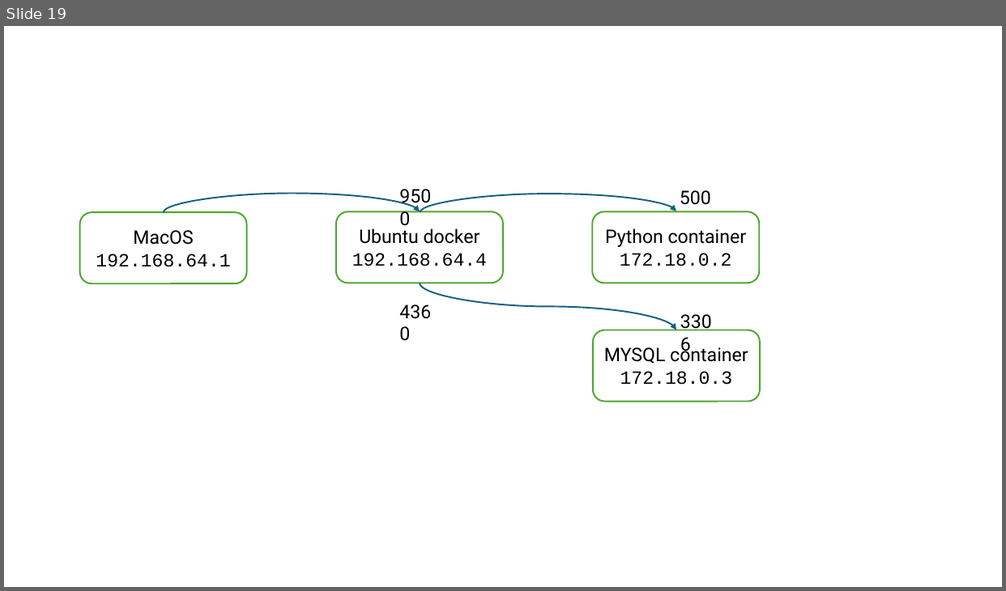
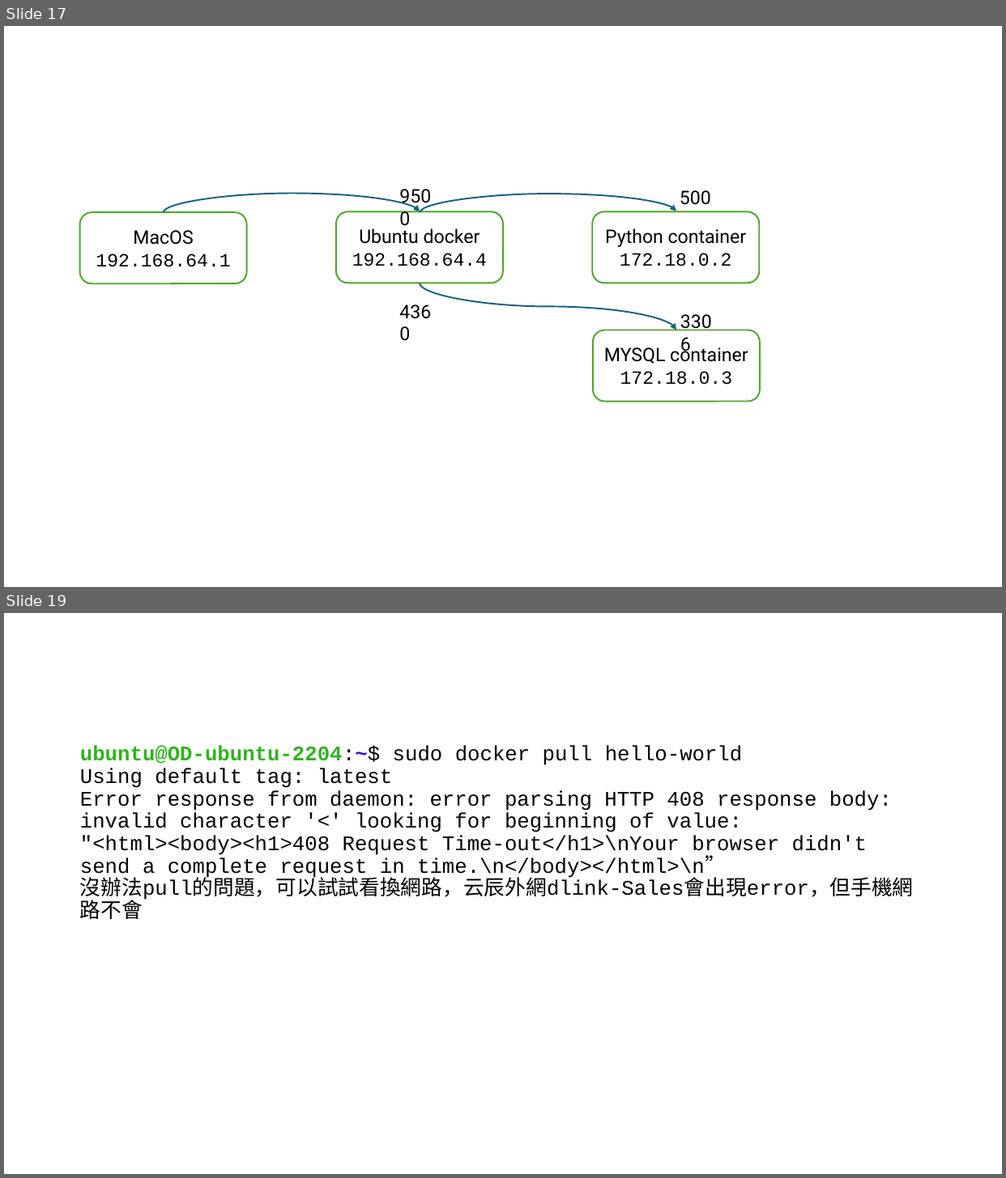
Before and after one commit to frankpeng1218/Python_learning, a slide deck: multipass_ubuntu_installation/ubuntu_installation.pptx. Shown one above the other, each under a label of ours: slide 19 before the commit, slides 17 and 19 after it; the slides between them are not shown. The pictures are 1006x591 and 1006x1178 pixels, drawn with LibreOffice and Linux fonts; fonts in the diff are those of the drawing. Boxes give left, top, right and bottom in pixels: in the first picture for what was removed or moved away, otherwise in the second. Text is boxed around its words. In the diff, an @@ line names an element or a change of style, - is before the commit and + after.

```diff
--- a/multipass_ubuntu_installation/ubuntu_installation.pptx
+++ b/multipass_ubuntu_installation/ubuntu_installation.pptx
@@ slide 19 added at [4,613,1002,1174], background #FFFFFF @@
@@ title added at [80,745,914,919], 20 pt, text #000000 @@
+ubuntu@OD-ubuntu-2204:~$ sudo docker pull hello-world
+Using default tag: latest
+Error response from daemon: error parsing HTTP 408 response body: invalid character '<' looking for beginning of value: "<html><body><h1>408 Request Time-out</h1>\nYour browser didn't send a complete request in time.\n</body></html>\n”
+沒辦法pull的問題，可以試試看換網路，云辰外網dlink-Sales會出現error，但手機網路不會
@@ what was slide 19 is now slide 17 @@
```
Also in this commit, not shown: 1 other slide added, 2 slides removed, 12 other files.
